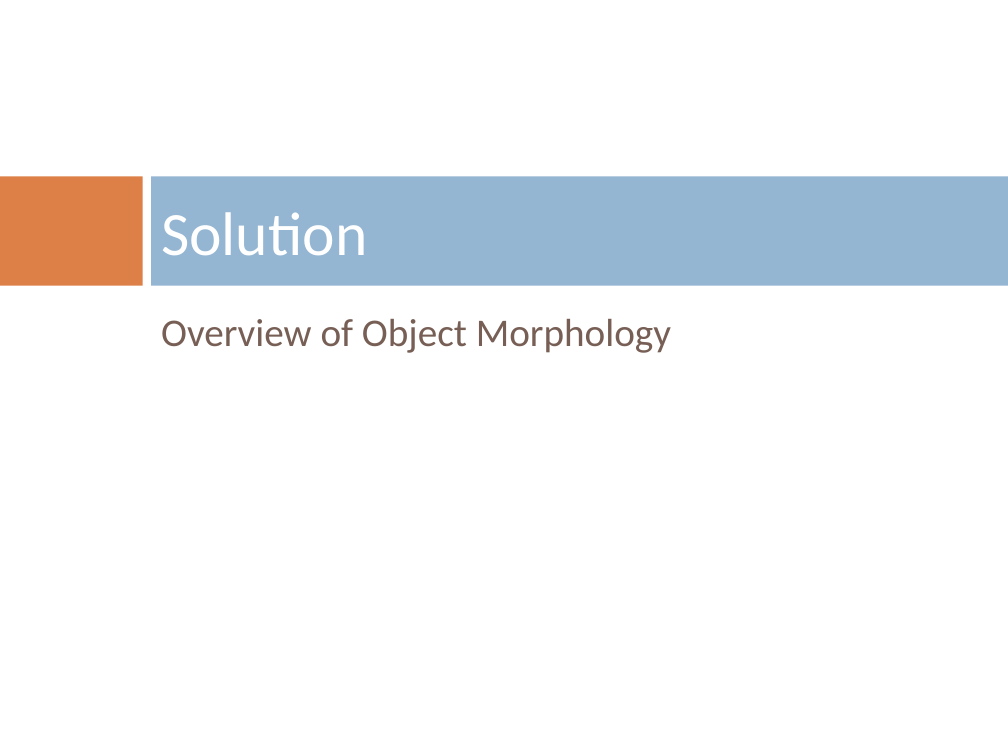
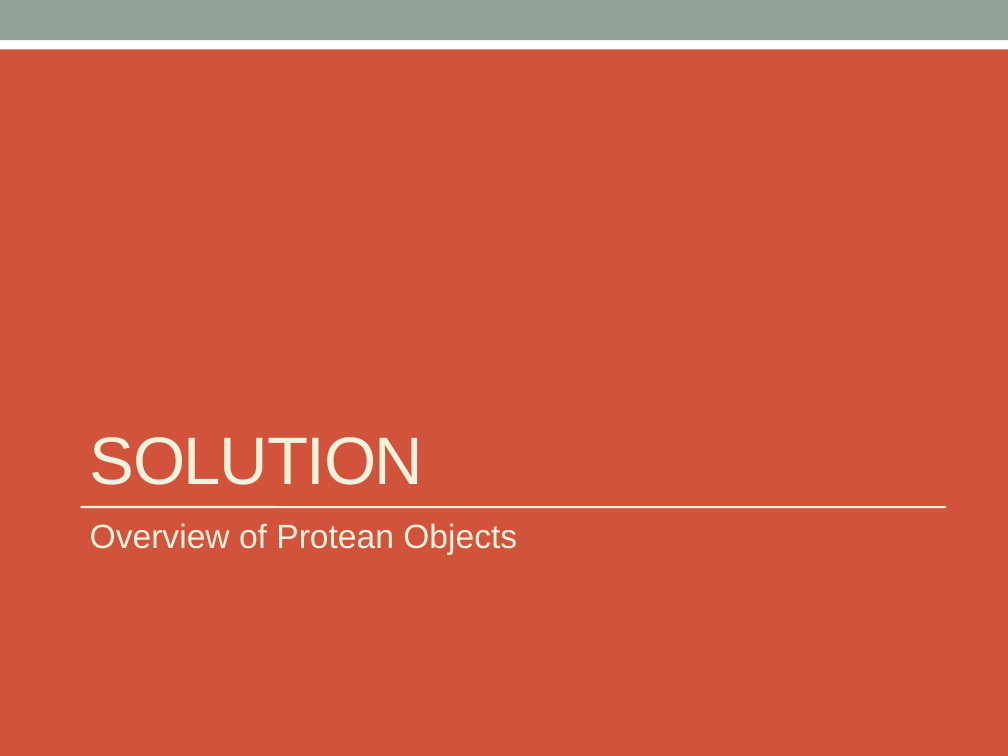
Before and after one commit to zslajchrt/morpheus, a slide deck: slide 10 of src/main/doc/thesis/mala/MalaObhajoba.pptx (slide 9 before the commit). Drawn at 1008x756 pixels with LibreOffice and Linux fonts; fonts in the diff are those of the drawing; background and template pictures are left out. Boxes give left, top, right and bottom in pixels: in the first picture for what was removed or moved away, otherwise in the second. Text is boxed around its words. In the diff, an @@ line names an element or a change of style, - is before the commit and + after.

```diff
--- a/src/main/doc/thesis/mala/MalaObhajoba.pptx
+++ b/src/main/doc/thesis/mala/MalaObhajoba.pptx
@@ background picture (left out) to #D2533C @@
@@ rectangle added at box(0, 24, 1008, 49), fill #FFFFFF @@
@@ rectangle added at box(0, 0, 1008, 40), fill #93A299 @@
@@ rectangle removed at box(0, 176, 143, 285) @@
@@ rectangle removed at box(151, 176, 1008, 285) @@
@@ title "SOLUTION" at box(90, 437, 424, 485): vertical alignment middle to bottom @@
@@ title at box(90, 437, 424, 485): text changed; size 44 to 48 pt; font Calibri to Arial; text colour #FFFFFF to #F3F2DC @@
-Solution
+SOLUTION
@@ line added from (81, 507) to (946, 507), #F3F2DC 1.5 pt @@
@@ text at box(90, 523, 517, 555): text changed; size 28 to 24 pt; font Calibri to Arial; text colour #775F55 to #F3F2DC @@
-Overview of Object Morphology
+Overview of Protean Objects
```
Also in this commit, not shown: 14 other slides changed, 4 slides added, 3 slides removed.
